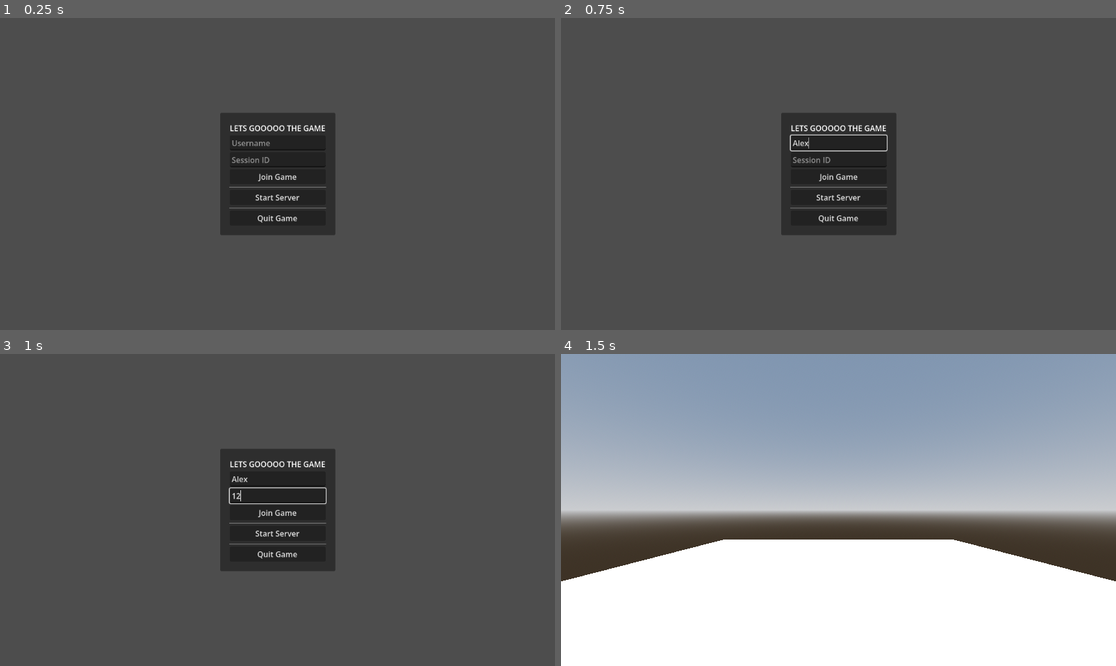
Above: before the commit, frames 1-4 (two rows, left to right).
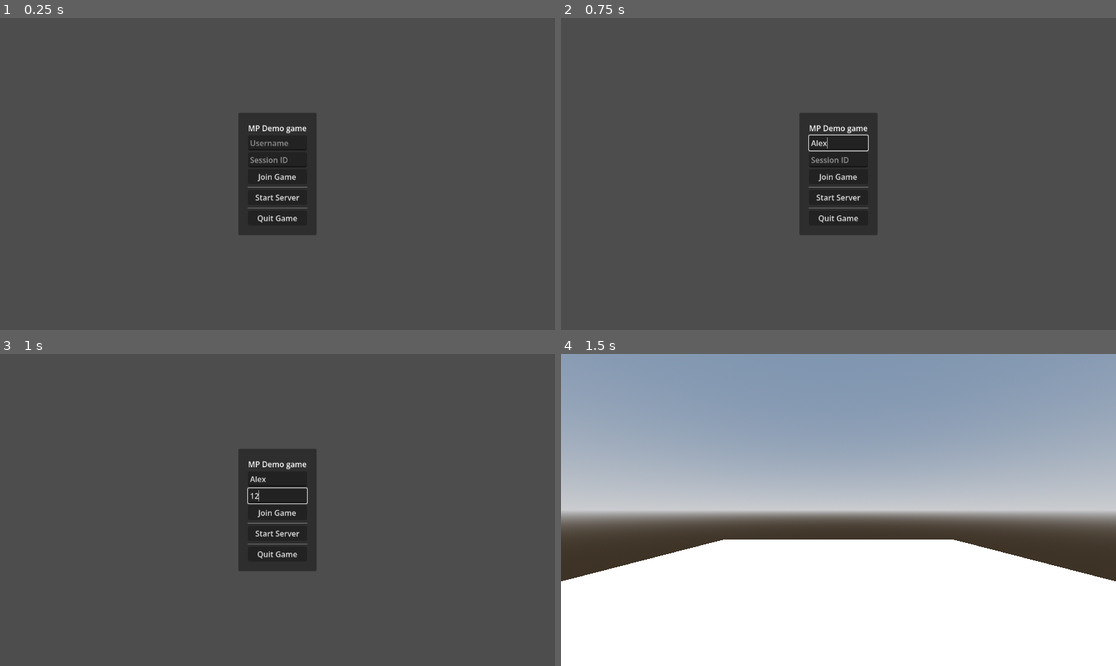
Above: after the commit, the same moments.

Repository: lebronyjames/serverside-poc
Game: Godot game, scene res://Scenes/GlobalRoot.tscn
Same seed, same stepped clock (60 frames per second), same inputs: the game is played once before the commit and once after it.
Inputs (mouse positions are in pixels of both pictures, inside the frame that each line leads up to):
- Up to frame 1 (0.25 s): no input
- Up to frame 2 (0.75 s): click (838, 142) at 0.52 s; type "Alex" at 0.6 s
- Up to frame 3 (1 s): click (277, 494) at 0.75 s; type "12" at 0.83 s
- Up to frame 4 (1.5 s): click "Start Server" at 1.25 s

The runs differ from the first frame. In frame 1, 3.0% of the frame differs, in the area x 39-61%, y 30-70%; in frame 2, 3.0%; in frame 3, 2.9%; in frame 4, nothing differs.

Commit message:
add entity interpolation

Diff:
--- a/Scenes/MainMenu.tscn
+++ b/Scenes/MainMenu.tscn
@@ -42,7 +42,7 @@
 
 [node name="Label" type="Label" parent="PanelContainer/MarginContainer/VBoxContainer" unique_id=161393307]
 layout_mode = 2
-text = "LETS GOOOOO THE GAME"
+text = "MP Demo game"
 
 [node name="Username" type="LineEdit" parent="PanelContainer/MarginContainer/VBoxContainer" unique_id=907219227]
 layout_mode = 2
--- a/Scripts/Networking/ClientLoop.gd
+++ b/Scripts/Networking/ClientLoop.gd
@@ -40,6 +40,7 @@
 	push_events_to_server()
 	process_events_locally(lockstep_timing)
 	process_physics_locally(lockstep_timing)
+	interpolate_state(lockstep_timing)
 	current_tick += 1
 
 func apply_server_state():
@@ -54,11 +55,15 @@
 		var entity_id = entity_state.entity_id
 		if entity_id not in entityid_to_controllable_map:
 			continue
-		entityid_to_controllable_map[entity_id].apply_entitystate(entity_state)
+
+		if entity_id in owned_entities: # Only to owned entities
+			entityid_to_controllable_map[entity_id].apply_entitystate(entity_state)
+		else:
+			entityid_to_controllable_map[entity_id].cache_entitystate(entity_state, current_tick)
 
 	input_log.set_last_confirmed_tick(entity_states.current_tick+1)
 
-	# now apply local events later the confirmed window to keep the player relatively smooth
+	# now apply local events later the confirmed window to keep self-owned entities relatively smooth
 	# current_tick itself is excluded: it gets captured and simulated after this in _physics_process
 	for tick in range(entity_states.current_tick+1, current_tick):
 		var inputs = input_log.get_inputs_for_tick(tick)
@@ -66,8 +71,9 @@
 			var target_entity_id = input.entity_id
 			entityid_to_controllable_map[target_entity_id].handle_timestamped_input(input)
 
-		for entityid in entityid_to_controllable_map: # apply physics process to all entities per tick
-			entityid_to_controllable_map[entityid].process_physics(lockstep_timing)
+		for entityid in entityid_to_controllable_map: # Process physics only for owned entities
+			if entityid in owned_entities:
+				entityid_to_controllable_map[entityid].process_physics(lockstep_timing)
 
 	entity_states.clear()
 
@@ -92,7 +98,6 @@
 		return
 	var encoded_tick_events = InputLog.encode_tick(current_tick, peer_id, current_tick_inputs)
 	current_tick_event_packet.put_data(encoded_tick_events)
-	var sm := multiplayer as SceneMultiplayer
 	send_reliable_packet_to_server(current_tick_event_packet)
 
 func process_events_locally(delta):
@@ -105,6 +110,12 @@
 func process_physics_locally(delta):
 	for entityid in owned_entities:
 		entityid_to_controllable_map[entityid].process_physics(delta)
+
+func interpolate_state(delta):
+	for entityid in entityid_to_controllable_map:
+		var entity = entityid_to_controllable_map[entityid]
+		if entity.owner_peerid != multiplayer.get_unique_id():
+			entity.process_interpolation(delta)
 
 # --------------------------- callbacks ----------------------------------------
 
@@ -170,7 +181,8 @@
 	new_entity.start_object()
 
 	entityid_to_controllable_map[request.entity_id] = new_entity
-	owned_entities.append(request.entity_id)
+	if request.owner_peerid == multiplayer.get_unique_id():
+		owned_entities.append(request.entity_id)
 
 func accept_enemy_despawn_requests(buf: StreamPeerBuffer) -> void:
 	if buf.get_available_bytes() < 1:
--- a/Scripts/Networking/ServerLoop.gd
+++ b/Scripts/Networking/ServerLoop.gd
@@ -1,5 +1,6 @@
 extends Node
 
+const SERVER_UPDATE_PER_PACKETS = 3
 const Archetype = PrefabIdMap.Archetype
 
 var started: bool = false
@@ -33,7 +34,7 @@
 	if started == false:
 		return
 
-	if current_tick % 3 == 0:
+	if current_tick % SERVER_UPDATE_PER_PACKETS == 0:
 		perform_input_actions_locally()
 		input_log.set_last_confirmed_tick(current_tick+1)
 		serialize_and_export_entity_states()
--- a/Scripts/Player/Player.gd
+++ b/Scripts/Player/Player.gd
@@ -11,9 +11,11 @@
 @export var JUMP_VELOCITY = 4.5
 @export var sensitivity: float = 0.002
 
-
 @export var head: Node3D
 @export var camera: Camera3D
+
+var next_target_state: EntityState
+var last_confirmed_tick: int
 
 var entity_id: int
 var owner_peerid: int
@@ -74,6 +76,23 @@
 	move_and_slide()
 	grounded = is_on_floor()
 
+func process_interpolation(delta: float) -> void:
+	if next_target_state == null:
+		return
+
+	if ClientLoop.current_tick - last_confirmed_tick > ServerLoop.SERVER_UPDATE_PER_PACKETS:
+		apply_entitystate(next_target_state)
+
+	var lerp_weight = 1.0 / ServerLoop.SERVER_UPDATE_PER_PACKETS
+
+	var target_position = next_target_state.vec3_values[0]
+	var target_rotation = next_target_state.vec3_values[1]
+	var target_head_rotation = next_target_state.vec3_values[2]
+
+	global_position = global_position.lerp(target_position, lerp_weight)
+	global_rotation = global_rotation.lerp(target_rotation, lerp_weight)
+	head.global_rotation = head.global_rotation.lerp(target_head_rotation, lerp_weight)
+
 func handle_timestamped_input(input: TimestampedInput):
 	if input.peer_id != owner_peerid and input.peer_id != 1: # reject input from packet that is not from server or owner
 		return
@@ -104,10 +123,14 @@
 
 	return new_entitystate
 
-func apply_entitystate(entity_state: EntityState):
+func apply_entitystate(entity_state: EntityState): # Apply to snap entity into state
 	global_position = entity_state.vec3_values[0]
 	global_rotation = entity_state.vec3_values[1]
 	head.global_rotation = entity_state.vec3_values[2]
 	velocity = entity_state.vec3_values[3]
 	latest_velocity = entity_state.vec3_values[4]
 	grounded = entity_state.bool_values[0]
+
+func cache_entitystate(entity_state: EntityState, confirmed_tick: int): # cache entity state
+	next_target_state = entity_state
+	last_confirmed_tick = confirmed_tick
